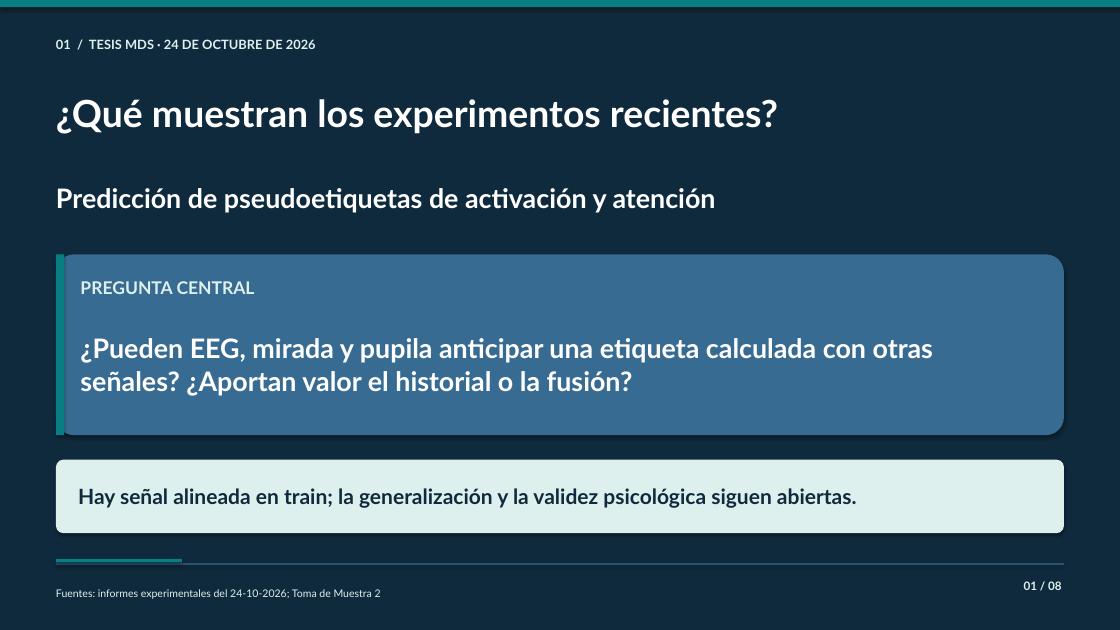
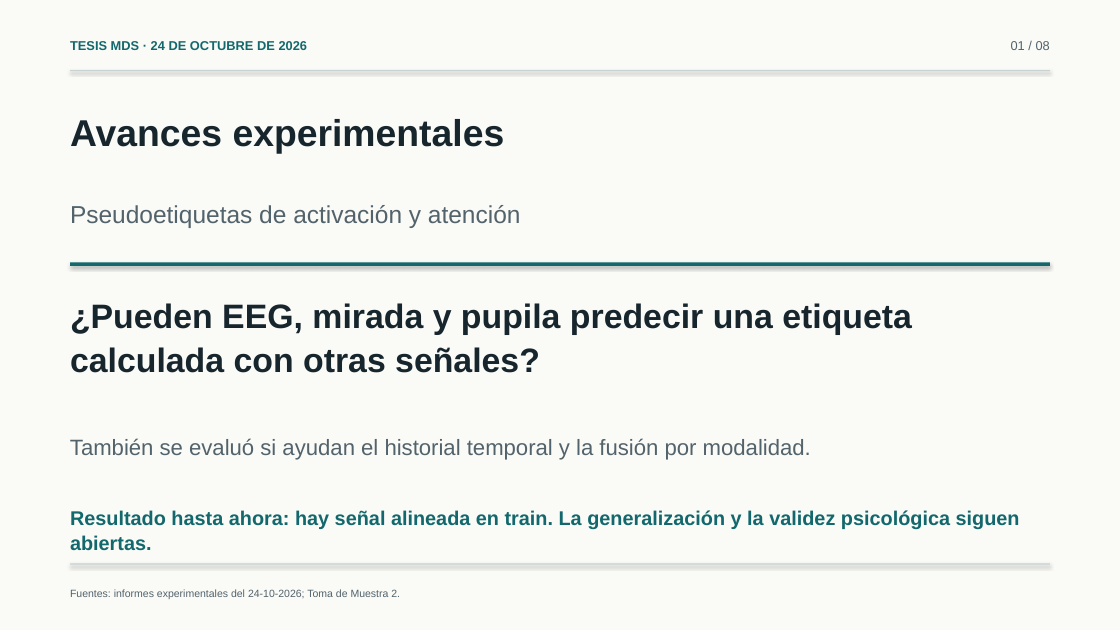
Before and after one commit to marioromero00/Tesis_MDS, a slide deck: slide 1 of presentaciones/Avances-Experimentales-Simplificados-24-10-2026.pptx. Drawn at 1120x630 pixels with LibreOffice and Linux fonts; fonts in the diff are those of the drawing. Boxes give left, top, right and bottom in pixels: in the first picture for what was removed or moved away, otherwise in the second. Text is boxed around its words. In the diff, an @@ line names an element or a change of style, - is before the commit and + after.

Commit message:
Simplificar diseño y redacción de presentación de avances

```diff
--- a/presentaciones/Avances-Experimentales-Simplificados-24-10-2026.pptx
+++ b/presentaciones/Avances-Experimentales-Simplificados-24-10-2026.pptx
@@ background #102A3D to #FAFAF7 @@
@@ text at [70, 41, 308, 50]: text changed; font Lato to Arial; text colour #DDF0ED to #12686C @@
-01 / TESIS MDS · 24 DE OCTUBRE DE 2026
+TESIS MDS · 24 DE OCTUBRE DE 2026
@@ text "01 / 08": place and size @@
-text "01 / 08" at [1024, 581, 1061, 590]
+text "01 / 08" at [1011, 41, 1050, 50]
@@ text "01 / 08" at [1011, 41, 1050, 50]: size 10 to 11 pt, font Lato to Arial, text colour #DDF0ED to #53636B, bold off; line spacing 1.04 to 1.08 @@
@@ rectangle: place and size @@
-rectangle at [0, 0, 1120, 7]
+rectangle at [70, 70, 1050, 71]
@@ rectangle at [70, 70, 1050, 71]: fill #087E83 to #C9D2D3 @@
@@ text removed at [56, 99, 778, 134] @@
-¿Qué muestran los experimentos recientes?
@@ text added at [70, 119, 505, 153], 32 pt, text #17252D, bold @@
+Avances experimentales
@@ text at [70, 205, 521, 228]: text changed; size 23 to 21 pt; font Lato to Arial; text colour #FFFFFF to #53636B; bold off @@
-Predicción de pseudoetiquetas de activación y atención
+Pseudoetiquetas de activación y atención
@@ rounded rectangle removed at [56, 255, 1065, 435] @@
@@ rectangle removed at [56, 255, 65, 435] @@
@@ rectangle added at [70, 262, 1050, 266], fill #12686C @@
@@ text removed at [80, 281, 255, 294] @@
-PREGUNTA CENTRAL
@@ text at [70, 303, 912, 373]: text changed; size 23 to 29 pt; font Lato to Arial; text colour #FFFFFF to #17252D @@
-¿Pueden EEG, mirada y pupila anticipar una etiqueta calculada con otras señales? ¿Aportan valor el historial o la fusión?
+¿Pueden EEG, mirada y pupila predecir una etiqueta calculada con otras señales?
@@ text added at [70, 438, 811, 460], 19 pt, text #53636B @@
+También se evaluó si ayudan el historial temporal y la fusión por modalidad.
@@ rounded rectangle removed at [56, 460, 1065, 534] @@
@@ text at [70, 510, 1020, 551]: text changed; size 18 to 17 pt; font Lato to Arial; text colour #102A3D to #12686C @@
-Hay señal alineada en train; la generalización y la validez psicológica siguen abiertas.
+Resultado hasta ahora: hay señal alineada en train. La generalización y la validez psicológica siguen abiertas.
@@ rectangle removed at [56, 559, 182, 562] @@
@@ rectangle: place and size @@
-rectangle at [56, 564, 1065, 565]
+rectangle at [70, 564, 1050, 565]
@@ rectangle at [70, 564, 1050, 565]: fill #376B91 to #C9D2D3 @@
@@ text at [70, 589, 400, 599]: text changed; font Lato to Arial; text colour #DDF0ED to #53636B @@
-Fuentes: informes experimentales del 24-10-2026; Toma de Muestra 2
+Fuentes: informes experimentales del 24-10-2026; Toma de Muestra 2.
```
Also in this commit, not shown: 7 other slides changed, 12 other files.
